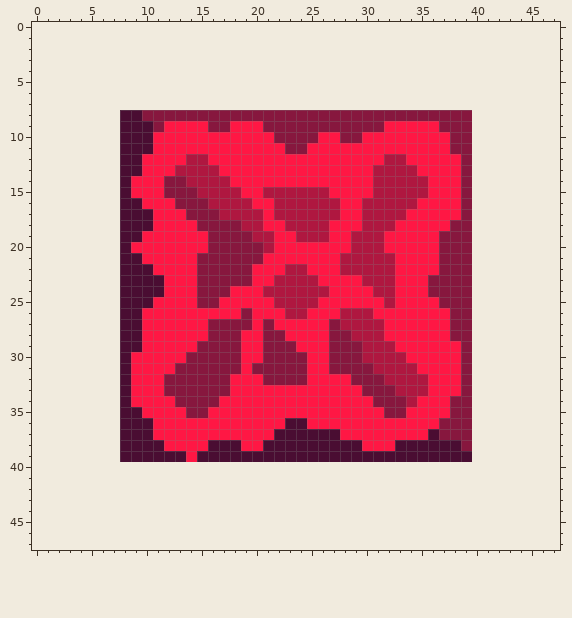
A pixel-art sprite gets an edit: sprites/blocks/liquid/blood-vessel-junction.png. The picture above is the old version.
The file is 32x32 pixels. The old version is drawn lined up with the new one, on the new canvas.
After the commit:
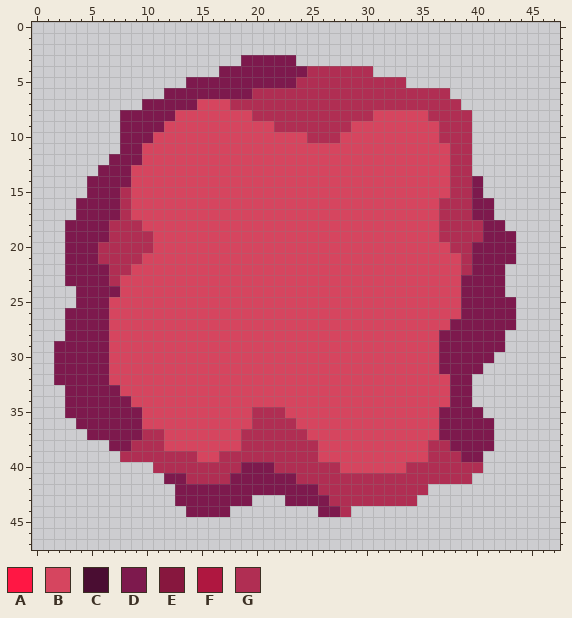
Palette (. is transparent): A #ff1744  B #d6455f  C #4a0d32  D #7d194d  E #87173e  F #af1740  G #b02e53
Change:
canvas 32x32 -> 48x48, the old top-left corner now at 8,8
@@ x 0..47 @@
  2 ................................................
- 3 ................................................
- 4 ................................................
- 5 ................................................
- 6 ................................................
- 7 ................................................
- 8 ........CCEEEEEEEEEEEEEEEEEEEEEEEEEEEEEE........
- 9 ........CCCEAAAAEEAAAEEEEEEEEEEEAAAAAEEE........
-10 ........CCCAAAAAAAAAAAEEEEAAEEAAAAAAAAEE........
-11 ........CCCAAAAAAAAAAAAEEAAAAAAAAAAAAAEE........
-12 ........CCAAAAFFAAAAAAAAAAAAAAAAFFAAAAAE........
-13 ........CCAAAFFFFAAAAAAAAAAAAAAFFFFAAAAE........
-14 ........CAAAEEFFFFAAAAAAAAAAAAAFFFFFAAAE........
-15 ........CAAAEEEFFFFAAFFFFFFAAAAFFFFFAAAE........
-16 ........CCAAAEEEFFFFAAFFFFFFAAFFFFFAAAAE........
-17 ........CCCAAAEEEFFFFAFFFFFFAAFFFFAAAAAE........
-18 ........CCCAAAAEEEEFFAAFFFFAAAFFFAAAAAEE........
-19 ........CCAAAAAAEEEEFFAAFFFAAFFFAAAAAEEE........
-20 ........CAAAAAAAEEEEEFAAAAAAAFFFAAAAAEEE........
-21 ........CCAAAAAEEEEEEAAAAAAAFFFFFAAAAEEE........
-22 ........CCCAAAAEEEEEAAAFFAAAFFFFFAAAAEEE........
-23 ........CCCCAAAEEEEEAAFFFFAAAAFFFAAAEEEE........
-24 ........CCCCAAAEEEAAAFFFFFFAAAAFFAAAEEEE........
-25 ........CCCAAAAEEAAAAAFFFFAAAAAAFAAAAEEE........
-26 ........CCAAAAAAAAAEAAAFFAAAFFFAAAAAAAEE........
-27 ........CCAAAAAAEEEEAEAAAAAEFFFFAAAAAAEE........
-28 ........CCAAAAAAEEEAAEEAAAAEEFFFAAAAAAEE........
-29 ........CCAAAAAEEEEAAEEEAAAEEEFFFAAAAAAE........
-30 ........CAAAAAEEEEEAAEEEEAAEEEFFFFAAAAAE........
-31 ........CAAAAEEEEEEAEEEEEAAEEEEFFFFAAAAE........
-32 ........CAAAEEEEEEAAAEEEEAAAAEEEFFFFAAAE........
-33 ........CAAAEEEEEEAAAAAAAAAAAAEEEFFFAAAE........
-34 ........CAAAAEEEEAAAAAAAAAAAAAAEEEFAAAEE........
-35 ........CCAAAAEEAAAAAAAAAAAAAAAAEEAAAAEE........
-36 ........CCCAAAAAAAAAAAACCAAAAAAAAAAAAEEE........
-37 ........CCCAAAAAAAAAAACCCCCCAAAAAAAACEEE........
-38 ........CCCCAAAACCCAACCCCCCCCCAAACCCCCCE........
-39 ........CCCCCCACCCCCCCCCCCCCCCCCCCCCCCCC........
-40 ................................................
-41 ................................................
-42 ................................................
-43 ................................................
-44 ................................................
+ 3 ...................DDDDD........................
+ 4 .................DDDDDDDDGGGGGG.................
+ 5 ..............DDDDDDDDDDGGGGGGGGGG..............
+ 6 ............DDDDDDDDGGGGGGGGGGGGGGGGGG..........
+ 7 ..........DDDDDBBBGGGGGGGGGGGGGGGGGGGGG.........
+ 8 ........DDDDDBBBBBBBGGGGGGGGGGGBBBBBGGGG........
+ 9 ........DDDDBBBBBBBBBBGGGGGGGBBBBBBBBGGG........
+10 ........DDDBBBBBBBBBBBBBBGGGBBBBBBBBBGGG........
+11 ........DDBBBBBBBBBBBBBBBBBBBBBBBBBBBBGG........
+12 .......DDDBBBBBBBBBBBBBBBBBBBBBBBBBBBBGG........
+13 ......DDDBBBBBBBBBBBBBBBBBBBBBBBBBBBBBGG........
+14 .....DDDDBBBBBBBBBBBBBBBBBBBBBBBBBBBBBGGD.......
+15 .....DDDGBBBBBBBBBBBBBBBBBBBBBBBBBBBBBGGD.......
+16 ....DDDDGBBBBBBBBBBBBBBBBBBBBBBBBBBBBGGGDD......
+17 ....DDDDGBBBBBBBBBBBBBBBBBBBBBBBBBBBBGGGDD......
+18 ...DDDDGGGBBBBBBBBBBBBBBBBBBBBBBBBBBBGGGGDD.....
+19 ...DDDDGGGGBBBBBBBBBBBBBBBBBBBBBBBBBBGGGGDDD....
+20 ...DDDGGGGGBBBBBBBBBBBBBBBBBBBBBBBBBBBGGDDDD....
+21 ...DDDGGGGBBBBBBBBBBBBBBBBBBBBBBBBBBBBBGDDDD....
+22 ...DDDDGGBBBBBBBBBBBBBBBBBBBBBBBBBBBBBBGDDD.....
+23 ...DDDDGBBBBBBBBBBBBBBBBBBBBBBBBBBBBBBBDDDD.....
+24 ....DDDDBBBBBBBBBBBBBBBBBBBBBBBBBBBBBBBDDDD.....
+25 ....DDDBBBBBBBBBBBBBBBBBBBBBBBBBBBBBBBBDDDDD....
+26 ...DDDDBBBBBBBBBBBBBBBBBBBBBBBBBBBBBBBBDDDDD....
+27 ...DDDDBBBBBBBBBBBBBBBBBBBBBBBBBBBBBBBDDDDDD....
+28 ...DDDDBBBBBBBBBBBBBBBBBBBBBBBBBBBBBBDDDDDD.....
+29 ..DDDDDBBBBBBBBBBBBBBBBBBBBBBBBBBBBBBDDDDDD.....
+30 ..DDDDDBBBBBBBBBBBBBBBBBBBBBBBBBBBBBBDDDDD......
+31 ..DDDDDBBBBBBBBBBBBBBBBBBBBBBBBBBBBBBDDDD.......
+32 ..DDDDDBBBBBBBBBBBBBBBBBBBBBBBBBBBBBBBDD........
+33 ...DDDDDBBBBBBBBBBBBBBBBBBBBBBBBBBBBBBDD........
+34 ...DDDDDDBBBBBBBBBBBBBBBBBBBBBBBBBBBBBDD........
+35 ...DDDDDDDBBBBBBBBBBGGGBBBBBBBBBBBBBBDDDD.......
+36 ....DDDDDDBBBBBBBBBBGGGGBBBBBBBBBBBBBDDDDD......
+37 .....DDDDDGGBBBBBBBGGGGGGBBBBBBBBBBBBDDDDD......
+38 .......DDGGGBBBBBBBGGGGGGGBBBBBBBBBBGGDDDD......
+39 ........GGGGGGGBBGGGGGGGGGBBBBBBBBBBGGGDD.......
+40 ...........GGGGGGGGDDDGGGGGGBBBBBBGGGGGGG.......
+41 ............DDGGGGDDDDDDGGGGGGGGGGGGGGGG........
+42 .............DDDDDDDDDDDDDGGGGGGGGGG............
+43 .............DDDDDDD...DDDDGGGGGGGG.............
+44 ..............DDDD........DDG...................
 45 ................................................
Pixel boxes of the changes (left, top, right, bottom) in both pictures:
changed: (54, 55, 516, 517)
